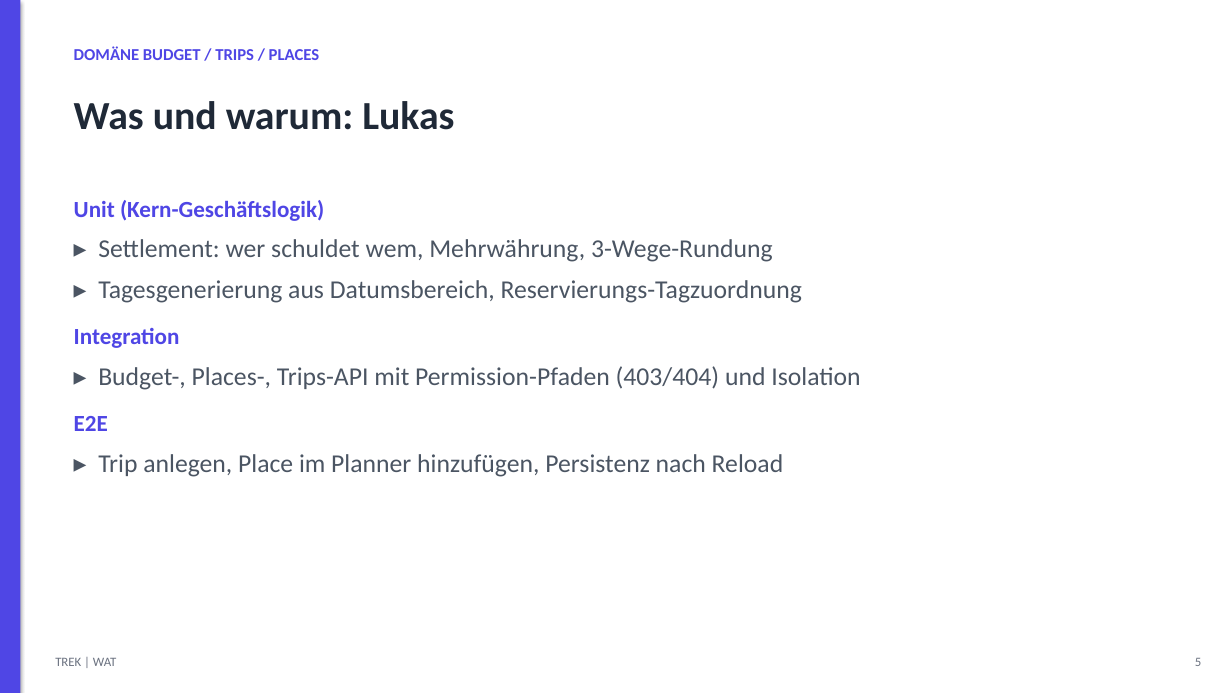
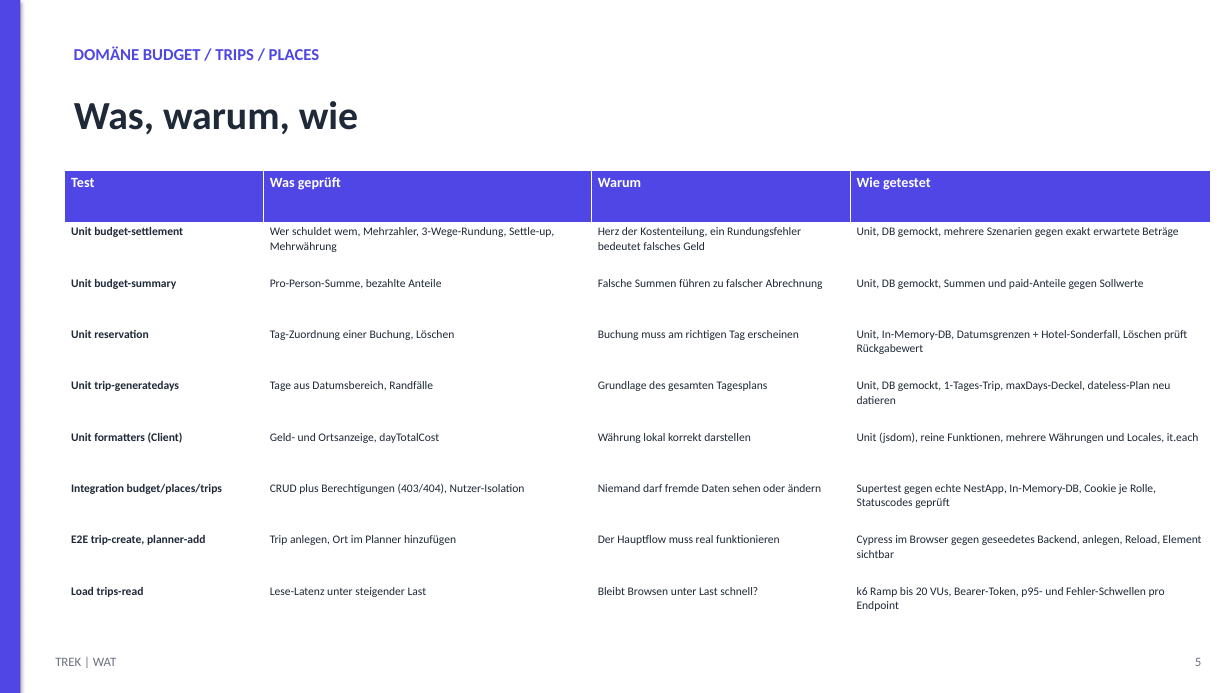
Before and after one commit to luttfab77/TREK-wat4, a slide deck: slide 5 of PRESENTATION.pptx. Drawn at 1232x693 pixels with LibreOffice and Linux fonts; fonts in the diff are those of the drawing. Boxes give left, top, right and bottom in pixels: in the first picture for what was removed or moved away, otherwise in the second. Text is boxed around its words. In the diff, an @@ line names an element or a change of style, - is before the commit and + after.

```diff
--- a/PRESENTATION.pptx
+++ b/PRESENTATION.pptx
@@ text at <box>74,101,358,134</box>: text changed @@
-Was und warum: Lukas
+Was, warum, wie
@@ table added at <box>65,171,1211,633</box>, 9 rows, 4 columns @@
+Test | Was geprüft | Warum | Wie getestet
+Unit budget-settlement | Wer schuldet wem, Mehrzahler, 3-Wege-Rundung, Settle-up, Mehrwährung | Herz der Kostenteilung, ein Rundungsfehler bedeutet falsches Geld | Unit, DB gemockt, mehrere Szenarien gegen exakt erwartete Beträge
+Unit budget-summary | Pro-Person-Summe, bezahlte Anteile | Falsche Summen führen zu falscher Abrechnung | Unit, DB gemockt, Summen und paid-Anteile gegen Sollwerte
+Unit reservation | Tag-Zuordnung einer Buchung, Löschen | Buchung muss am richtigen Tag erscheinen | Unit, In-Memory-DB, Datumsgrenzen + Hotel-Sonderfall, Löschen prüft Rückgabewert
+Unit trip-generatedays | Tage aus Datumsbereich, Randfälle | Grundlage des gesamten Tagesplans | Unit, DB gemockt, 1-Tages-Trip, maxDays-Deckel, dateless-Plan neu datieren
+Unit formatters (Client) | Geld- und Ortsanzeige, dayTotalCost | Währung lokal korrekt darstellen | Unit (jsdom), reine Funktionen, mehrere Währungen und Locales, it.each
+Integration budget/places/trips | CRUD plus Berechtigungen (403/404), Nutzer-Isolation | Niemand darf fremde Daten sehen oder ändern | Supertest gegen echte NestApp, In-Memory-DB, Cookie je Rolle, Statuscodes geprüft
+E2E trip-create, planner-add | Trip anlegen, Ort im Planner hinzufügen | Der Hauptflow muss real funktionieren | Cypress im Browser gegen geseedetes Backend, anlegen, Reload, Element sichtbar
+Load trips-read | Lese-Latenz unter steigender Last | Bleibt Browsen unter Last schnell? | k6 Ramp bis 20 VUs, Bearer-Token, p95- und Fehler-Schwellen pro Endpoint
@@ text removed at <box>74,200,860,477</box> @@
-Unit (Kern-Geschäftslogik)
-▸ Settlement: wer schuldet wem, Mehrwährung, 3-Wege-Rundung
-▸ Tagesgenerierung aus Datumsbereich, Reservierungs-Tagzuordnung
-Integration
-▸ Budget-, Places-, Trips-API mit Permission-Pfaden (403/404) und Isolation
-E2E
-▸ Trip anlegen, Place im Planner hinzufügen, Persistenz nach Reload
```
Also in this commit, not shown: 7 other slides changed.
